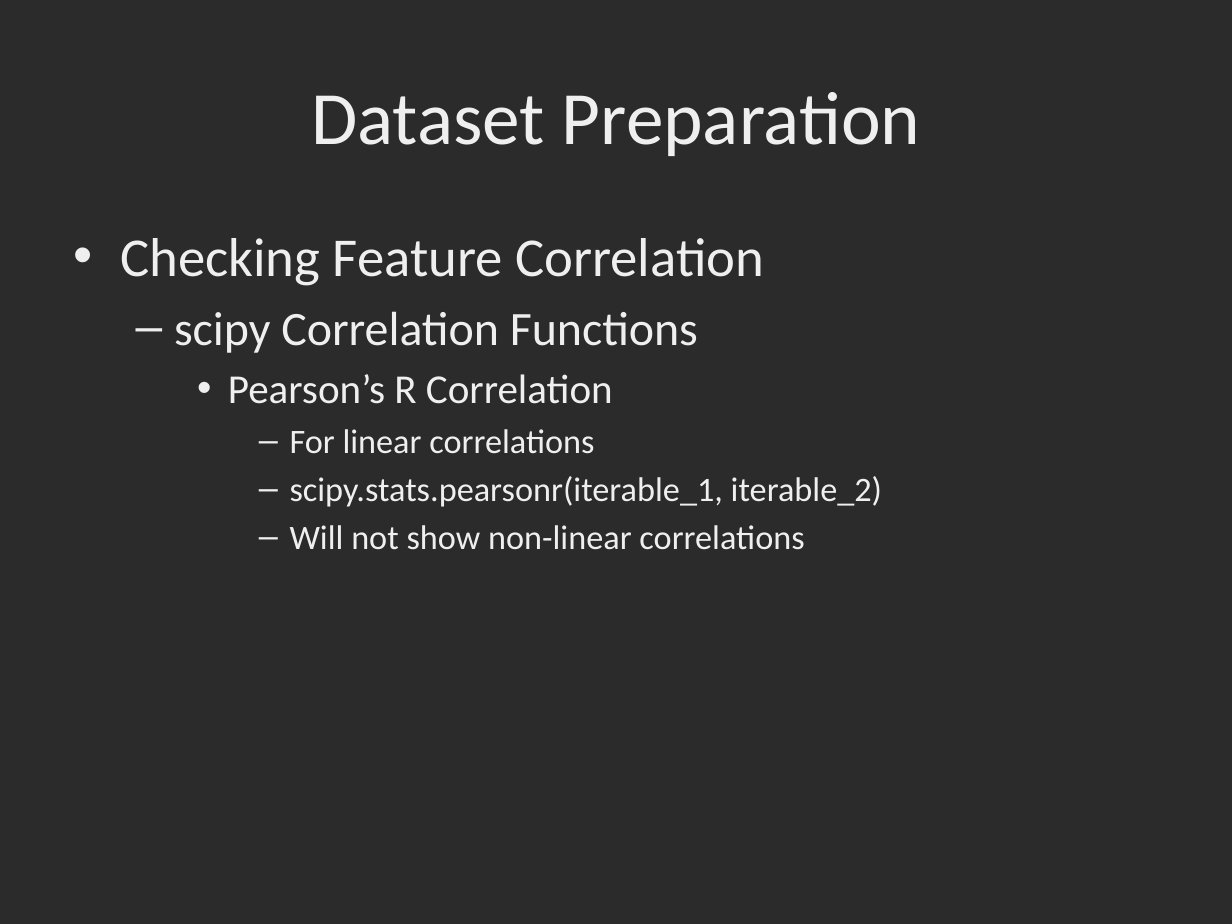
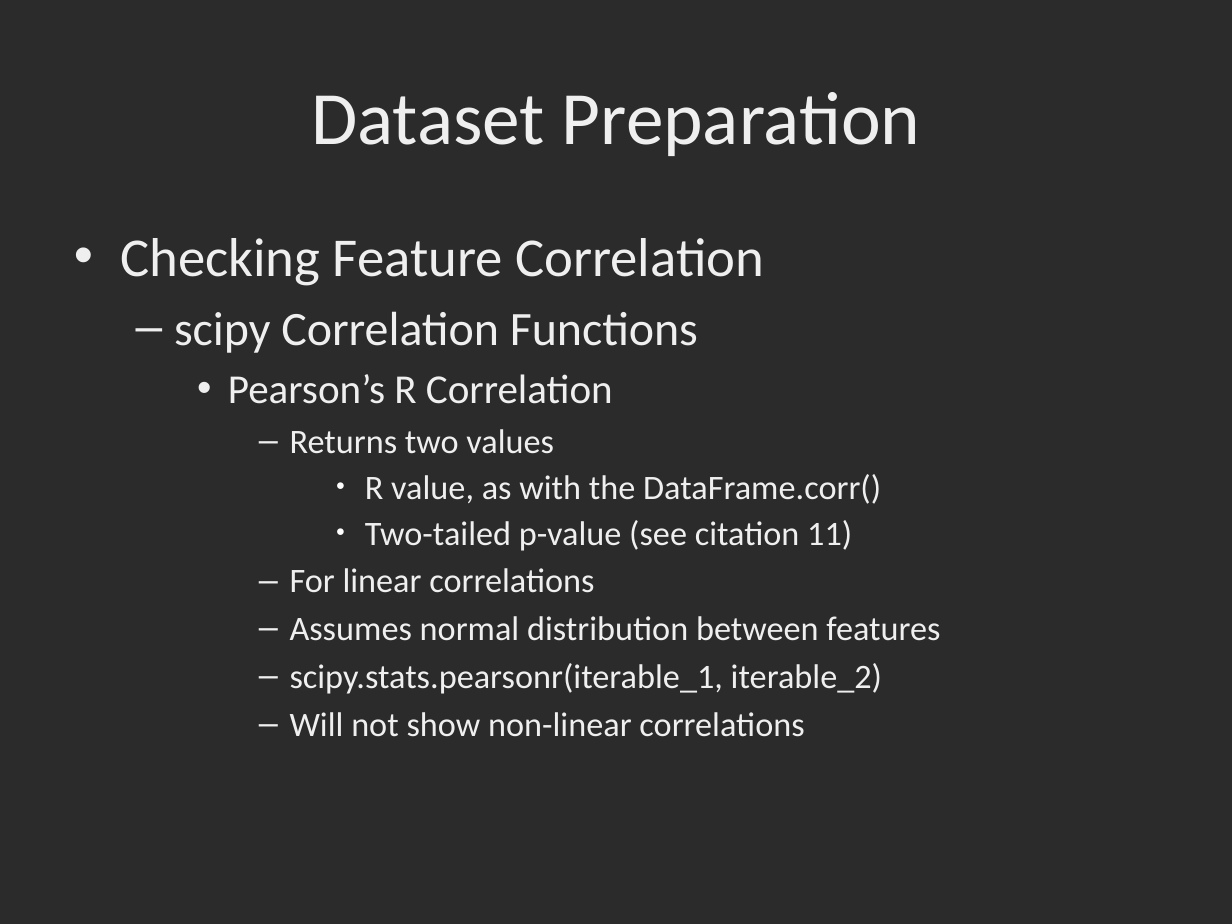
Before and after one commit to dbowmans46/PracticalProgramming, a slide deck: slide 167 of Session 7 - Python/Instructional Material/Session 7 - Python Brief Intro to Machine Learning with Scikit Learn.odp (slide 165 before the commit). Drawn at 1232x924 pixels with LibreOffice and Linux fonts; fonts in the diff are those of the drawing; background and template pictures are left out; a plain dark background stands for a picture behind light text. Boxes give left, top, right and bottom in pixels: in the first picture for what was removed or moved away, otherwise in the second. Text is boxed around its words. In the diff, an @@ line names an element or a change of style, - is before the commit and + after.

```diff
--- a/Session 7 - Python/Instructional Material/Session 7 - Python Brief Intro to Machine Learning with Scikit Learn.odp
+++ b/Session 7 - Python/Instructional Material/Session 7 - Python Brief Intro to Machine Learning with Scikit Learn.odp
@@ text at [290, 429, 881, 551]: paragraphs added @@
+      – Returns two values
+        ● R value, as with the DataFrame.corr()
+        ● Two-tailed p-value (see citation 11)
@@ text at [290, 616, 940, 641]: paragraph added @@
+      – Assumes normal distribution between features
```
Also in this commit, not shown: 4 other slides changed, 3 slides added, 1 other file.
